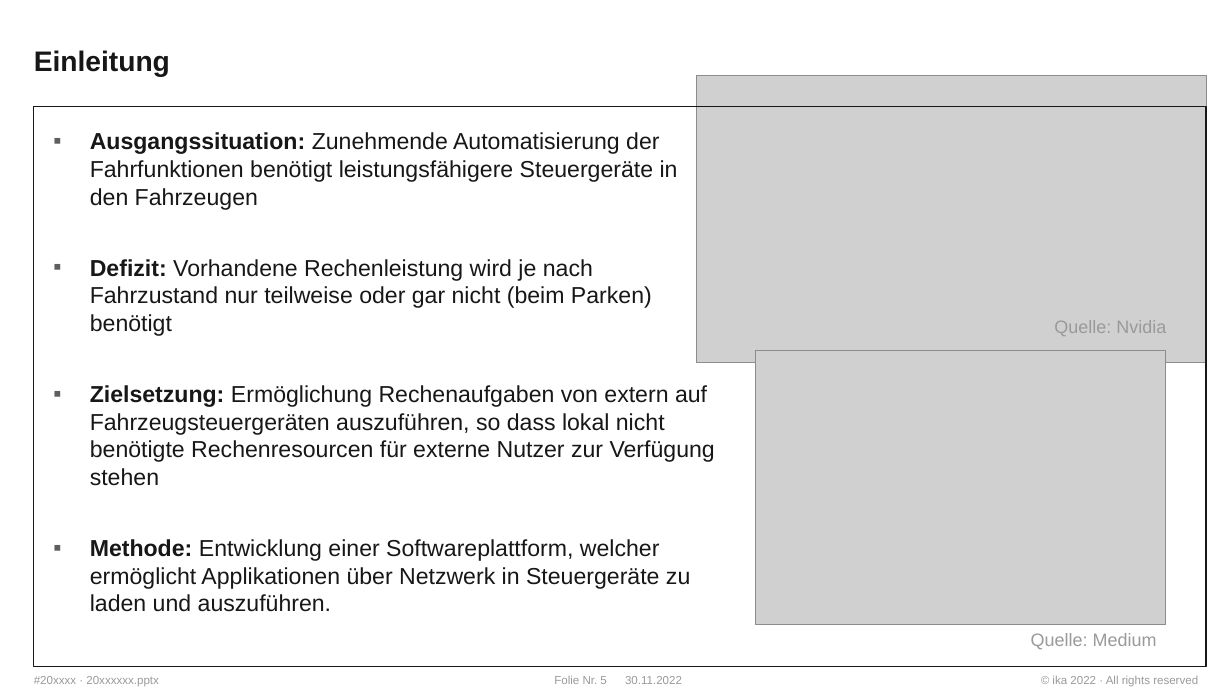
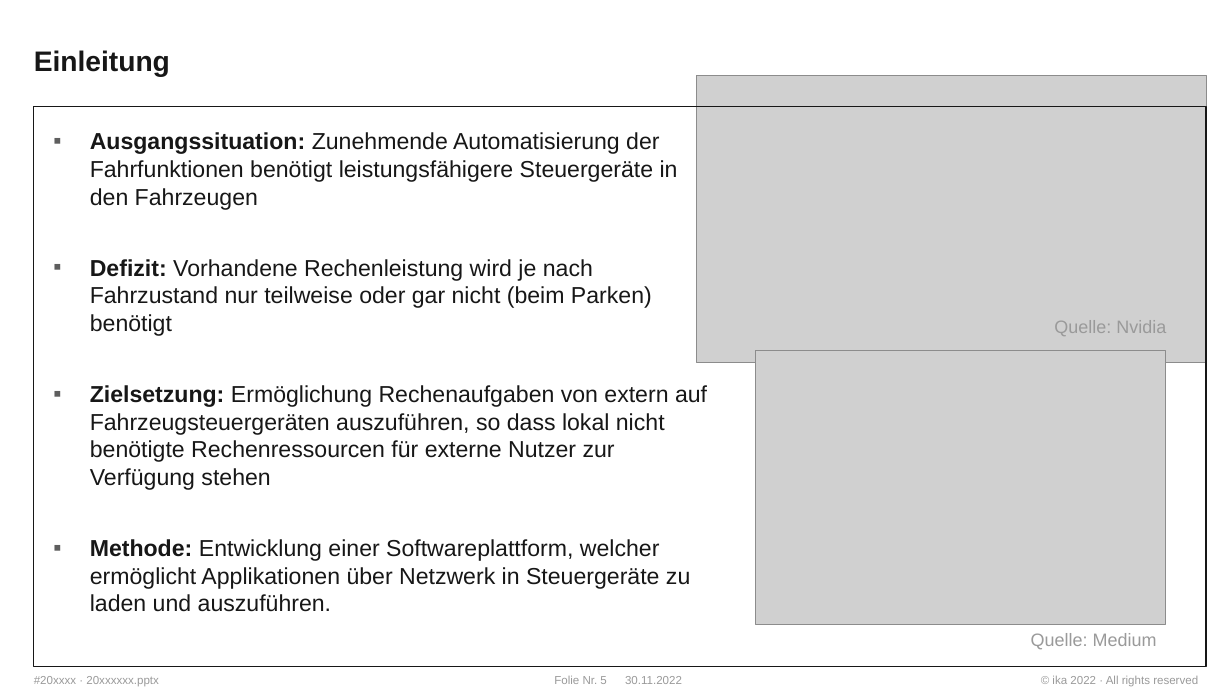
Before and after one commit to WhR4Ven/Diss_Dokument, a slide deck: slide 5 of Vortrag/Themenstellung.pptx. Drawn at 1232x693 pixels with LibreOffice and Linux fonts; fonts in the diff are those of the drawing; grey boxes stand for pictures; background and template pictures are left out. Boxes give left, top, right and bottom in pixels: in the first picture for what was removed or moved away, otherwise in the second. Text is boxed around its words. In the diff, an @@ line names an element or a change of style, - is before the commit and + after.

```diff
--- a/Vortrag/Themenstellung.pptx
+++ b/Vortrag/Themenstellung.pptx
@@ text at box(90, 385, 707, 490): text changed @@
-▪ Zielsetzung: Ermöglichung Rechenaufgaben von extern auf Fahrzeugsteuergeräten auszuführen, so dass lokal nicht benötigte Rechenresourcen für externe Nutzer zur Verfügung stehen
+▪ Zielsetzung: Ermöglichung Rechenaufgaben von extern auf Fahrzeugsteuergeräten auszuführen, so dass lokal nicht benötigte Rechenressourcen für externe Nutzer zur Verfügung stehen
```
Also in this commit, not shown: 7 other slides changed.
